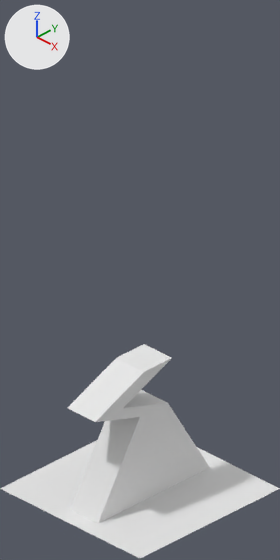
A saved change to the Blender file Content/Blender/Tower1.blend.
Both versions are drawn from the file's camera 'Camera'. Every picture has the same lights, and +X, +Y and +Z are marked at upper left.
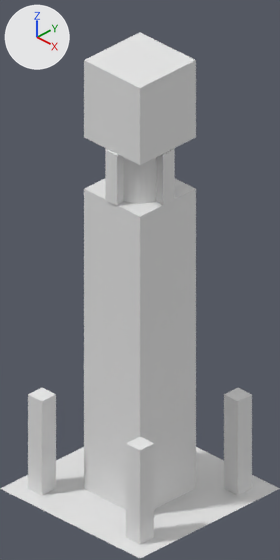
The change, as a diff of the scene's bpy script:
```diff
--- a/Content/Blender/Tower1.blend.py
+++ b/Content/Blender/Tower1.blend.py
@@ me_cube_064 @@
 me_cube_064.from_pydata(...)  # 16 vertices, 14 faces; spans x -1.0..1.0, y -4.2..4.0, z -1.0..6.51
 # used by ob_cube_001; location = (0.0, 0.0, -0.8); scale = (0.2, 0.2, 0.2)
 # verts and faces of me_cube_064; kept vertices keep their numbers, new ones are numbered from 16
-me_cube_064.materials.append(mat_material)  # white #e7e7e7
-me_cube_064.materials.append(mat_material_001)  # white #e7e7e7
+# me_cube_064 part 1
+delete_vertices([*range(0, 16)])  # with the faces that use them
@@ ob_cube_001 @@
 ob_cube_001 = bpy.data.objects.new('Cube.001', me_cube_064)
-ob_cube_001.location = (0.0, 0.0, -0.8)
-ob_cube_001.scale = (0.2, 0.2, 0.2)
+ob_cube_001.location = (0.0, 0.0, -0.9)
@@ ob_cube_002 @@
+ob_cube_002 = bpy.data.objects.new('Cube.002', me_cube_002)  # a box spanning x -0.8..-0.6, y 0.6..0.8, z -0.1..1.0; in mat_red (white #e7e7e7)
+ob_cube_002.location = (1.4, 0.0, -0.9)
@@ ob_cube_003 @@
+ob_cube_003 = bpy.data.objects.new('Cube.003', me_cube_003)  # a box spanning x -0.8..-0.6, y 0.6..0.8, z -0.1..1.0; in mat_blue (white #e7e7e7)
+ob_cube_003.location = (1.4, -1.4, -0.9)
@@ ob_cube_004 @@
+ob_cube_004 = bpy.data.objects.new('Cube.004', me_cube_004)  # a box spanning x -0.8..-0.6, y 0.6..0.8, z -0.1..1.0; in mat_green (white #e7e7e7)
+ob_cube_004.location = (0.0, -1.4, -0.9)
@@ ob_cube_005 @@
+ob_cube_005 = bpy.data.objects.new('Cube.005', me_cube_006)  # 128 vertices, 94 faces; spans x -1.05..1.05, y -1.05..1.05, z -1.0..11.5; in mat_material (white #e7e7e7), mat_material_001 (white #e7e7e7), mat_blue (white #e7e7e7)
+ob_cube_005.location = (0.0, 0.0, -0.6)
+ob_cube_005.scale = (0.4, 0.4, 0.4)
```

Boxes [x1, y1, x2, y2] around the edits, measured in the pictures (280 x 560 px):
'Cube.005', added: after [84, 32, 196, 509]
    faces in mat_material (white #e7e7e7): [84, 148, 196, 509]
    faces in mat_blue (white #e7e7e7): [84, 32, 196, 165]
    faces in mat_material_001 (white #e7e7e7): [105, 149, 175, 205]
'Cube.001', reshaped, moved, rescaled (not visible afterwards): before [68, 344, 210, 523]
'Cube.004', added: after [28, 388, 56, 495]
'Cube.003', added: after [126, 437, 154, 544]
'Cube.002', added: after [224, 388, 252, 495]
